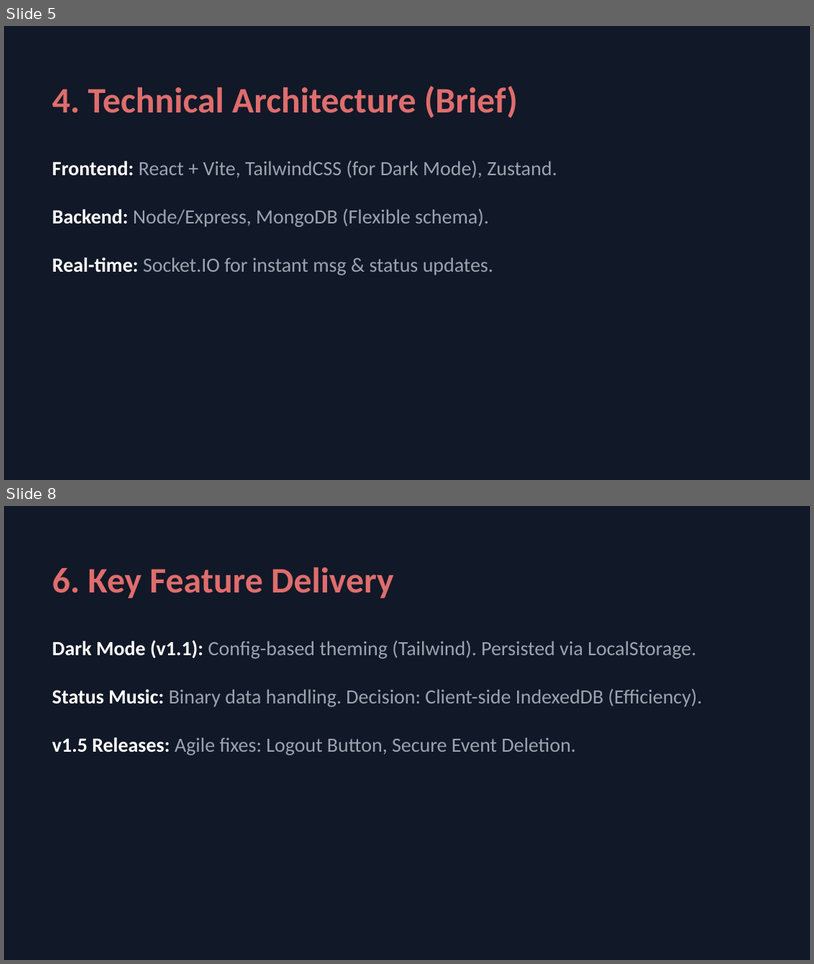
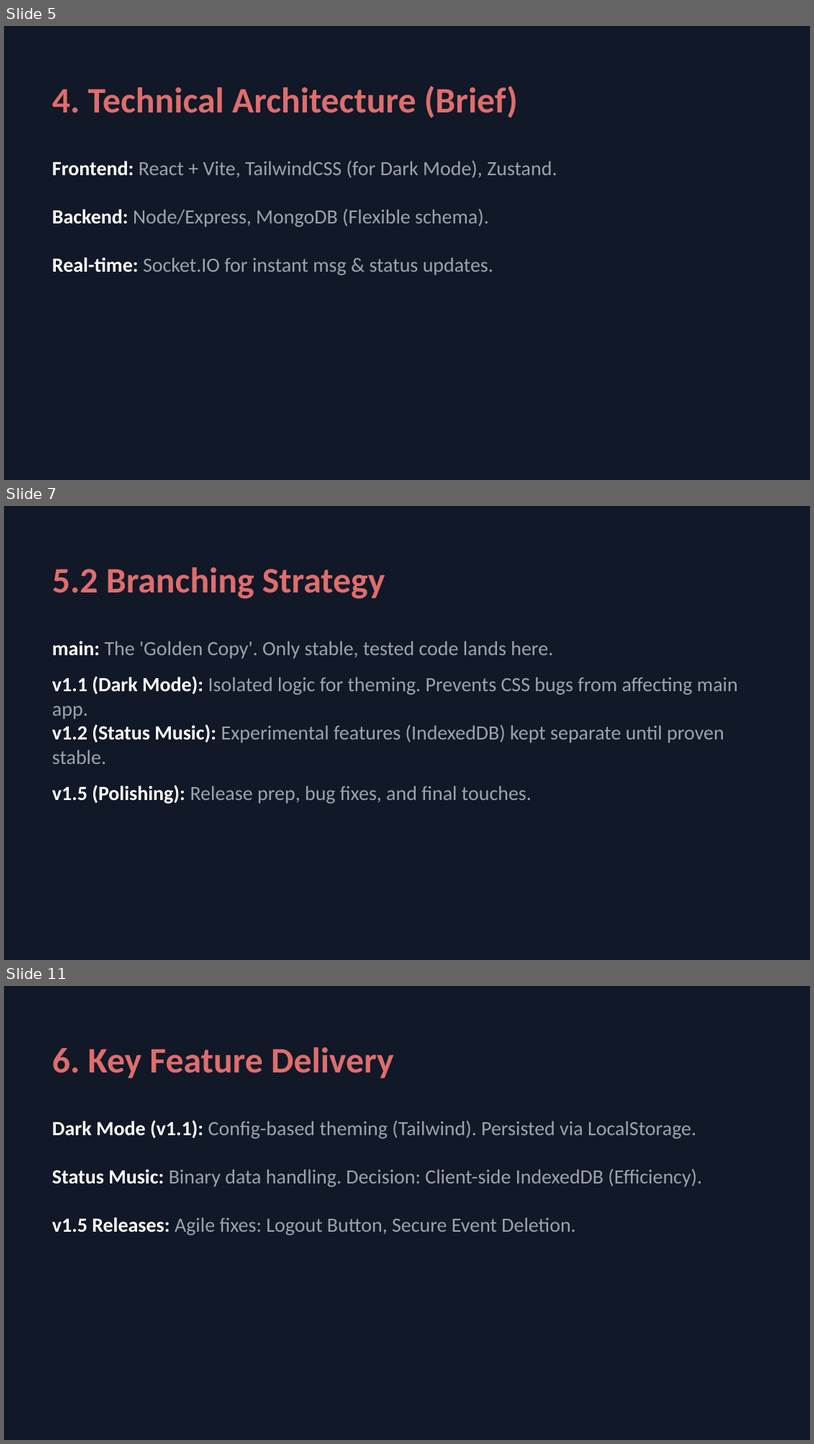
Before and after one commit to AyushAgrawal2004/CircleUp, a slide deck: CircleUp_Presentation.pptx. Shown one above the other, each under a label of ours: slides 5 and 8 before the commit, slides 5, 7 and 11 after it; the slides between them are not shown. The pictures are 814x964 and 814x1444 pixels, drawn with LibreOffice and Linux fonts; fonts in the diff are those of the drawing. Boxes give left, top, right and bottom in pixels: in the first picture for what was removed or moved away, otherwise in the second. Text is boxed around its words. In the diff, an @@ line names an element or a change of style, - is before the commit and + after.

```diff
--- a/CircleUp_Presentation.pptx
+++ b/CircleUp_Presentation.pptx
@@ slide 7 added at (4, 506, 810, 960), background #111827 @@
@@ text added at (52, 567, 385, 599), 32 pt, text #DF6D6D, bold @@
+5.2 Branching Strategy
@@ text added at (52, 641, 553, 659), 18 pt, text #9CA3AF @@
+• main: The 'Golden Copy'. Only stable, tested code lands here.
@@ text added at (52, 676, 738, 719), 18 pt, text #9CA3AF @@
+• v1.1 (Dark Mode): Isolated logic for theming. Prevents CSS bugs from affecting main app.
@@ text added at (52, 724, 725, 764), 18 pt, text #9CA3AF @@
+• v1.2 (Status Music): Experimental features (IndexedDB) kept separate until proven stable.
@@ text added at (52, 785, 532, 803), 18 pt, text #9CA3AF @@
+• v1.5 (Polishing): Release prep, bug fixes, and final touches.
@@ what was slide 8 is now slide 11 @@
```
Also in this commit, not shown: 3 other slides added, 1 slide removed, 5 other files.
